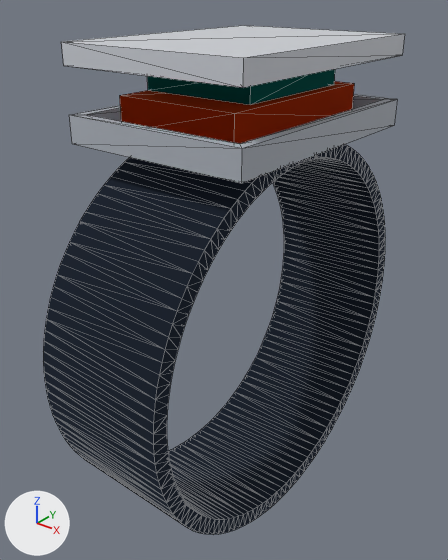
A saved change to the glTF model media/model.glb.
One viewpoint serves both versions: a 50 mm camera at (0.0562, -0.0748, 0.0534) aimed at (-0.0026, -0.0013, 0.0079). Lighting does not change. The marker at lower left points along +X, +Y and +Z. The older version comes first. Mesh edges are drawn as thin lines. Where no turn or scale is listed for an object, it has been applied to the vertices. Vertices at exactly the same position are counted once.

The first picture shows 'Controller and IMU module', 'Enclosure base', 'Enclosure lid', 'LiPo cell, 150 mAh', 'Silicone strap'.
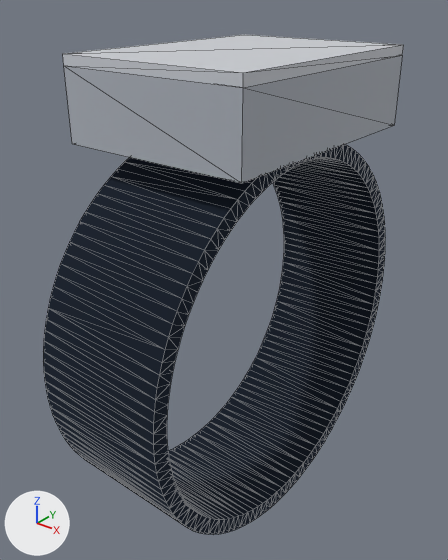
Where the newer file only moved an object's origin or applied its transform, the numbers keep the older frame.

Changed parts and their boxes (x1, y1, x2, y2) in the pictures (448 x 560 px; the box of a moved part takes in the faces that stretch with it):
'Enclosure lid', reshaped (16% shorter)
    before: (61, 25, 405, 88)
    after: (63, 35, 403, 88)
part 2 of me_enclosure_base, moved or reshaped
    before: (69, 94, 396, 183)
    after: (64, 66, 243, 183)
'LiPo cell, 150 mAh', unchanged, covered by the edit
    before: (120, 81, 354, 144)
'Controller and IMU module', unchanged, covered by the edit
    before: (147, 69, 335, 105)

Edits to the bpy script that builds the scene:
```text
Change me_enclosure_lid:
    used by ob_enclosure_lid; location = (0.0, 0.0, 0.0445)
    remove me_enclosure_lid.from_pydata(...)  # 16 vertices, 28 faces; spans x -0.015..0.015, y -0.02..0.02, z -0.0015..0.0015
    add me_enclosure_lid.from_pydata(...)  # 8 vertices, 12 faces; spans x -0.015..0.015, y -0.02..0.02, z -0.0015..0.0
    me_enclosure_lid part 1
    12 vertices are removed from x -0.015..0.015, y -0.02..0.02, z -0.0015..0.0015
    28 faces are deleted
    4 vertices are added at (-0.015, -0.02, 0.0), (-0.015, 0.02, 0.0), (0.015, -0.02, 0.0), (0.015, 0.02, 0.0)
    12 new faces join them
Change me_enclosure_base:
    used by ob_enclosure_base; location = (0.0, 0.0, 0.0345)
    remove me_enclosure_base.from_pydata(...)  # 16 vertices, 28 faces; spans x -0.015..0.015, y -0.02..0.02, z -0.002..0.002
    add me_enclosure_base.from_pydata(...)  # 16 vertices, 28 faces; spans x -0.015..0.015, y -0.02..0.02, z -0.002..0.0085
    me_enclosure_base part 2
    16 faces are deleted
    8 vertices in x -0.015..0.015, y -0.02..0.02, z 0.002 move by (0.0, 0.0, 0.0065)
    16 new faces join them
```
